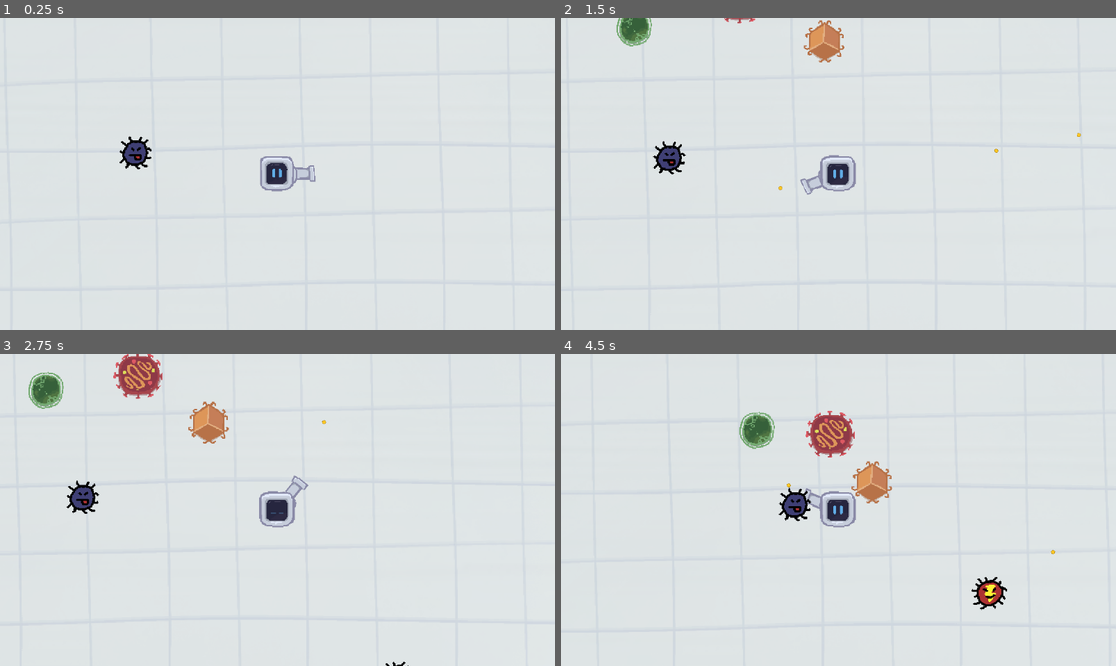
Above: before the commit, frames 1-4 (two rows, left to right).
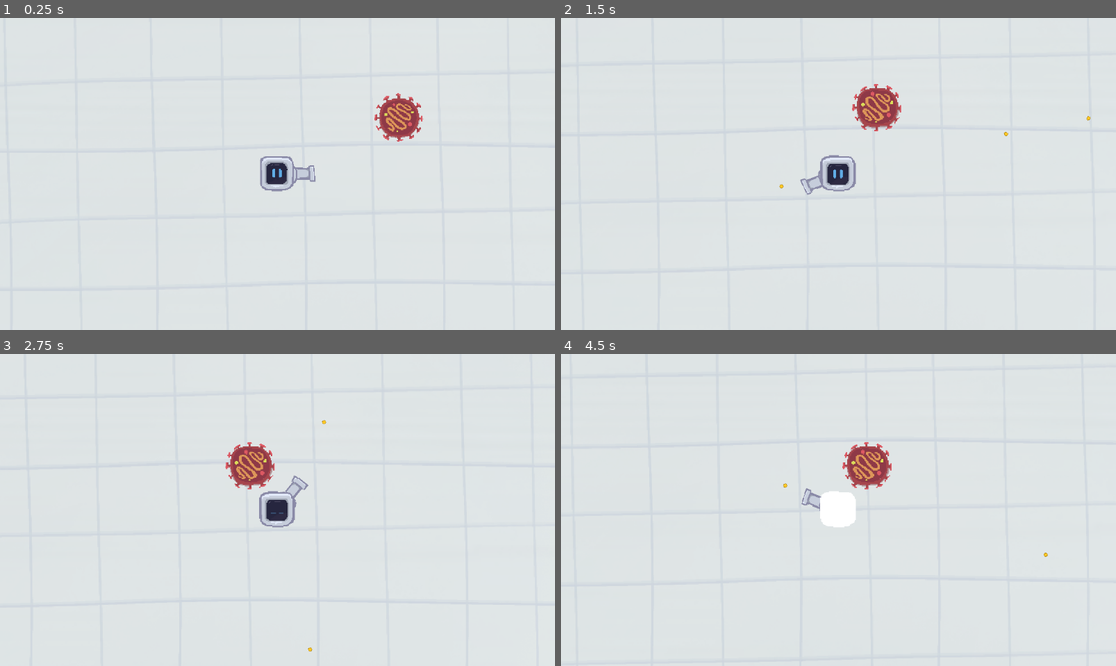
Above: after the commit, the same moments.

Repository: kaminaryu/um-gamejam
Game: Godot game, scene res://src/scenes/main.tscn
Two runs of this game, one before a commit and one after it. Both use one fixed random seed, a clock stepped at 60 frames per second and the inputs below.
Inputs (mouse positions are in pixels of both pictures, inside the frame that each line leads up to):
- Up to frame 1 (0.25 s): no input
- Up to frame 2 (1.5 s): tap Enter at 0.5 s; move the mouse to (960, 158) at 0.52 s; press the mouse at (960, 158) at 0.53 s; hold D (move_right) 0.53-1.25 s; release the mouse at (960, 158) at 1.25 s; drag from (727, 189) to (810, 236) at 1.27 s
- Up to frame 3 (2.75 s): move the mouse to (333, 441) at 2.02 s; press the mouse at (333, 441) at 2.03 s; hold D (move_right) from 2.03 s (still down)
- Up to frame 4 (4.5 s): release D (move_right) at 2.75 s; release the mouse at (894, 441) at 2.75 s; drag from (810, 572) to (672, 463) at 2.77 s; move the mouse to (1005, 556) at 3.52 s; press the mouse at (1005, 556) at 3.53 s; hold A (move_left) 3.53-4.25 s; tap F at 3.6 s; release the mouse at (1005, 556) at 4.25 s; drag from (672, 463) to (755, 432) at 4.27 s

The runs differ from the first frame. In frame 1, 1.3% of the frame differs, in the area x 21-77%, y 24-49%; in frame 2, 2.5%; in frame 3, 3.5%; in frame 4, 4.2%, in the area x 32-90%, y 18-83%.

Commit message:
added shoot fucj

Diff:
--- a/assets/Placeholder/main.tscn
+++ /dev/null
@@ -1,47 +0,0 @@
-[gd_scene load_steps=5 format=3 uid="uid://biiy17joma2k2"]
-
-[ext_resource type="PackedScene" uid="uid://c8qw7ykpxrqo0" path="res://src/player/player.tscn" id="1_xnsy1"]
-[ext_resource type="PackedScene" uid="uid://b1bggfak8myqx" path="res://src/objects/tree.tscn" id="2_roh7f"]
-[ext_resource type="Texture2D" uid="uid://d13rog27kcbii" path="res://assets/Placeholder/map.png" id="3_yphoc"]
-[ext_resource type="PackedScene" uid="uid://7rewandit45d" path="res://src/enemy/split_enemy.tscn" id="5_roh7f"]
-
-[node name="Main" type="Node2D"]
-
-[node name="Player" parent="." groups=["Player"] instance=ExtResource("1_xnsy1")]
-
-[node name="Tree" parent="." instance=ExtResource("2_roh7f")]
-position = Vector2(153, 57)
-
-[node name="Tree2" parent="." instance=ExtResource("2_roh7f")]
-position = Vector2(-183, 59)
-
-[node name="Tree3" parent="." instance=ExtResource("2_roh7f")]
-position = Vector2(133, -44)
-
-[node name="Tree4" parent="." instance=ExtResource("2_roh7f")]
-position = Vector2(-156, -100)
-
-[node name="Tree5" parent="." instance=ExtResource("2_roh7f")]
-position = Vector2(-9, 155)
-
-[node name="Tree6" parent="." instance=ExtResource("2_roh7f")]
-position = Vector2(38, -132)
-
-[node name="CanvasModulate" type="CanvasModulate" parent="."]
-visible = false
-color = Color(0, 0, 0, 1)
-
-[node name="Map" type="Node" parent="."]
-
-[node name="Sprite2D" type="Sprite2D" parent="Map"]
-z_index = -67
-texture = ExtResource("3_yphoc")
-
-[node name="SplitEnemy" parent="." instance=ExtResource("5_roh7f")]
-position = Vector2(319, -71)
-
-[node name="SplitEnemy2" parent="." instance=ExtResource("5_roh7f")]
-position = Vector2(-336, -224)
-
-[node name="SplitEnemy3" parent="." instance=ExtResource("5_roh7f")]
-position = Vector2(394, -206)
--- /dev/null
+++ b/src/enemy/big_enemy.tscn
@@ -0,0 +1,35 @@
+[gd_scene load_steps=7 format=3 uid="uid://cjxtk3i8yy03u"]
+
+[ext_resource type="Script" uid="uid://b5xb7qahgyst4" path="res://src/enemy/enemy.gd" id="1_8bncd"]
+[ext_resource type="Texture2D" uid="uid://dyvt6tpql5wf4" path="res://assets/Placeholder/fat.png" id="2_8bncd"]
+[ext_resource type="Script" uid="uid://dn4a1ghu2vu7c" path="res://src/enemy/enemy_components/movement_component.gd" id="3_7u44w"]
+[ext_resource type="Script" uid="uid://ddggcu105usen" path="res://src/enemy/enemy_components/damageable_component.gd" id="4_7f7tr"]
+[ext_resource type="Script" uid="uid://dvpkoqf65ktm8" path="res://src/enemy/enemy_components/attack_component.gd" id="5_4opmr"]
+
+[sub_resource type="CircleShape2D" id="CircleShape2D_m4s3r"]
+radius = 57.0351
+
+[node name="BigEnemy" type="CharacterBody2D" groups=["Enemy"]]
+collision_layer = 4
+script = ExtResource("1_8bncd")
+_enemy_name = "Big Enemy"
+_health = 40
+_damage = 30
+_speed = 20.0
+
+[node name="Sprite2D" type="Sprite2D" parent="."]
+texture_filter = 1
+scale = Vector2(1.5, 1.5)
+texture = ExtResource("2_8bncd")
+
+[node name="EnemyCollision" type="CollisionShape2D" parent="."]
+shape = SubResource("CircleShape2D_m4s3r")
+
+[node name="MovementComponent" type="Node2D" parent="."]
+script = ExtResource("3_7u44w")
+
+[node name="DamageableComponent" type="Node2D" parent="."]
+script = ExtResource("4_7f7tr")
+
+[node name="AttackComponent" type="Node2D" parent="."]
+script = ExtResource("5_4opmr")
--- a/src/enemy/enemy_components/attack_component.gd
+++ b/src/enemy/enemy_components/attack_component.gd
@@ -25,7 +25,7 @@
 	# Deal the damage
 	if player.has_method("take_damage"):
 		print("Player takes ", parent._damage, " damage")
-		player.take_damage(parent._damage)
+		player.take_damage(damage)
 
 	# Start cooldown timer so the player doesn't die in 1 frame
 	get_tree().create_timer(attack_cooldown).timeout.connect(_on_cooldown_finished)
--- /dev/null
+++ b/src/enemy/enemy_components/shoot_component.gd
@@ -0,0 +1,50 @@
+class_name ShootingComponent
+extends Node2D
+
+const ENEMY_SIZE := 48
+
+@export var bullet_scene: PackedScene  # Drag your bullet.tscn here
+@export var shoot_interval: float = 5.0
+@export var bullet_speed: float = 600.0
+
+var timer: Timer
+var target: Node2D
+
+func _ready() -> void:
+	target = get_tree().get_first_node_in_group("Player")
+
+	# Setup the internal timer
+	timer = Timer.new()
+	add_child(timer)
+	timer.wait_time = shoot_interval
+	timer.autostart = true
+	timer.timeout.connect(_on_timer_timeout)
+	timer.start()
+
+func _on_timer_timeout() -> void:
+	if target and is_instance_valid(target):
+		shoot()
+
+func shoot() -> void:
+	if bullet_scene == null: return
+
+	var bullet = bullet_scene.instantiate()
+
+	# Calculate direction to player
+	var direction = global_position.direction_to(target.global_position)
+
+	# THE OFFSET: Move the spawn point 50 pixels in the direction of the shot
+	# This places the bullet outside the enemy's hitbox.
+	var spawn_offset = direction * 50.0
+	bullet.global_position = global_position + spawn_offset
+
+	get_tree().current_scene.add_child(bullet)
+
+	# Point the bullet
+	bullet.rotation = direction.angle()
+	if "velocity" in bullet:
+		bullet.velocity = direction * bullet_speed
+
+	# THE PHYSICS FIX: Tell the bullet to ignore the enemy
+	# move_and_collide will now ignore the parent enemy body
+	bullet.add_collision_exception_with(get_parent())
--- /dev/null
+++ b/src/enemy/shoot_enemy.tscn
@@ -0,0 +1,45 @@
+[gd_scene load_steps=9 format=3 uid="uid://r2kti73kk5rm"]
+
+[ext_resource type="Script" uid="uid://b5xb7qahgyst4" path="res://src/enemy/enemy.gd" id="1_qxwab"]
+[ext_resource type="Texture2D" uid="uid://d4jcsiv0vyvvd" path="res://assets/Placeholder/shoot.png" id="2_nwtf3"]
+[ext_resource type="Script" uid="uid://dn4a1ghu2vu7c" path="res://src/enemy/enemy_components/movement_component.gd" id="3_rgd58"]
+[ext_resource type="Script" uid="uid://ddggcu105usen" path="res://src/enemy/enemy_components/damageable_component.gd" id="4_qmxb7"]
+[ext_resource type="Script" uid="uid://dvpkoqf65ktm8" path="res://src/enemy/enemy_components/attack_component.gd" id="5_0yrf3"]
+[ext_resource type="Script" uid="uid://bhbxh0h0k7iwj" path="res://src/enemy/enemy_components/shoot_component.gd" id="6_rgd58"]
+[ext_resource type="PackedScene" uid="uid://b778wegs1e0et" path="res://src/mechanism/shooting/bullet.tscn" id="7_rgd58"]
+
+[sub_resource type="CircleShape2D" id="CircleShape2D_m4s3r"]
+radius = 27.074
+
+[node name="ShootEnemy" type="CharacterBody2D" groups=["Enemy"]]
+collision_layer = 4
+script = ExtResource("1_qxwab")
+_enemy_name = "Shoot Enemy"
+_health = 20
+_damage = 10
+_speed = 80.0
+
+[node name="Sprite2D" type="Sprite2D" parent="."]
+texture_filter = 1
+position = Vector2(1.8, -2.95)
+scale = Vector2(1.5, 1.5)
+texture = ExtResource("2_nwtf3")
+
+[node name="EnemyCollision" type="CollisionShape2D" parent="."]
+shape = SubResource("CircleShape2D_m4s3r")
+
+[node name="MovementComponent" type="Node2D" parent="."]
+script = ExtResource("3_rgd58")
+
+[node name="DamageableComponent" type="Node2D" parent="."]
+script = ExtResource("4_qmxb7")
+
+[node name="AttackComponent" type="Node2D" parent="."]
+script = ExtResource("5_0yrf3")
+
+[node name="ShootingComponent" type="Node2D" parent="."]
+position = Vector2(1.8, -2.95)
+scale = Vector2(1.5, 1.5)
+script = ExtResource("6_rgd58")
+bullet_scene = ExtResource("7_rgd58")
+shoot_interval = 1.5
--- a/src/player/player.gd
+++ b/src/player/player.gd
@@ -68,6 +68,11 @@
 	# Set the knockback_velocity (the variable used in your handle_movement)
 	knockback_velocity = push_dir * rebound_strength
 
+
+
+
+func take_damage(dmg: int):
+	current_health -= dmg
 	var sprite = $Sprite2D
 	var tween = create_tween()
 
@@ -76,10 +81,6 @@
 	tween.tween_property(sprite, "modulate", Color.WHITE, 0.2)\
 		.set_trans(Tween.TRANS_SINE)\
 		.set_ease(Tween.EASE_IN_OUT)
-
-
-func take_damage(dmg: int):
-	current_health -= dmg
 	if current_health <= 0:
 		die()
 
--- a/src/scenes/main.tscn
+++ b/src/scenes/main.tscn
@@ -1,12 +1,8 @@
-[gd_scene load_steps=8 format=3 uid="uid://ciklhrf8s1q5f"]
+[gd_scene load_steps=4 format=3 uid="uid://ciklhrf8s1q5f"]
 
 [ext_resource type="Texture2D" uid="uid://cy7aus3c4hx1y" path="res://assets/background.png" id="1_32aa5"]
 [ext_resource type="PackedScene" uid="uid://c8qw7ykpxrqo0" path="res://src/player/player.tscn" id="1_kkvs4"]
 [ext_resource type="PackedScene" uid="uid://d08d5fanp4ydu" path="res://src/enemy/red_enemy.tscn" id="3_dbro3"]
-[ext_resource type="PackedScene" uid="uid://b0j7mqwfukueb" path="res://src/enemy/green_enemy.tscn" id="4_2lg1k"]
-[ext_resource type="PackedScene" uid="uid://ck8s2hlj8i1vh" path="res://src/enemy/yellow_enemy.tscn" id="5_5lsyw"]
-[ext_resource type="PackedScene" uid="uid://7rewandit45d" path="res://src/enemy/split_enemy.tscn" id="6_dbro3"]
-[ext_resource type="PackedScene" uid="uid://saqlqh1twmpf" path="res://src/enemy/fast_enemy.tscn" id="7_2lg1k"]
 
 [node name="Main" type="Node2D"]
 
@@ -18,15 +14,6 @@
 
 [node name="Player" parent="." instance=ExtResource("1_kkvs4")]
 
-[node name="RedEnemy" parent="." instance=ExtResource("3_dbro3")]
-position = Vector2(-100, -474)
-
-[node name="GreenEnemy" parent="." instance=ExtResource("4_2lg1k")]
-position = Vector2(-369, -384)
-
-[node name="YellowEnemy" parent="." instance=ExtResource("5_5lsyw")]
-position = Vector2(134, -391)
-
 [node name="StaticBody2D" type="StaticBody2D" parent="."]
 
 [node name="CollisionShape2D" type="CollisionPolygon2D" parent="StaticBody2D"]
@@ -34,8 +21,5 @@
 polygon = PackedVector2Array(143, -1818, -142, -1817, -340, -1791, -544, -1738, -903, -1590, -1110, -1442, -1325, -1247 …(374 unchanged characters)…
 metadata/_edit_lock_ = true
 
-[node name="SplitEnemy" parent="." instance=ExtResource("6_dbro3")]
-position = Vector2(-314, -47)
-
-[node name="FastEnemy" parent="." instance=ExtResource("7_2lg1k")]
-position = Vector2(1319, 1113)
+[node name="RedEnemy" parent="." instance=ExtResource("3_dbro3")]
+position = Vector2(271, -126)
Binary file added: assets/Placeholder/fat.png
Not shown, added: assets/Placeholder/fat.png.import
Binary file added: assets/Placeholder/shoot.png
Not shown, added: assets/Placeholder/shoot.png.import
Not shown, added: src/enemy/enemy_components/shoot_component.gd.uid
